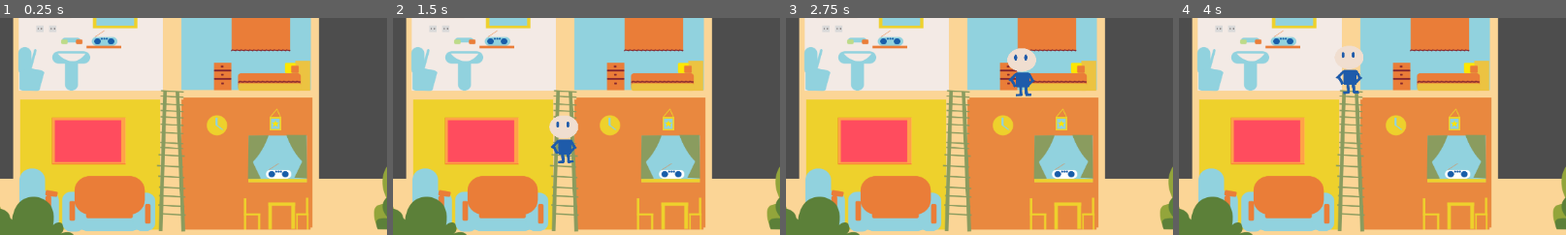
Above: before the commit, frames 1-4 (left to right).
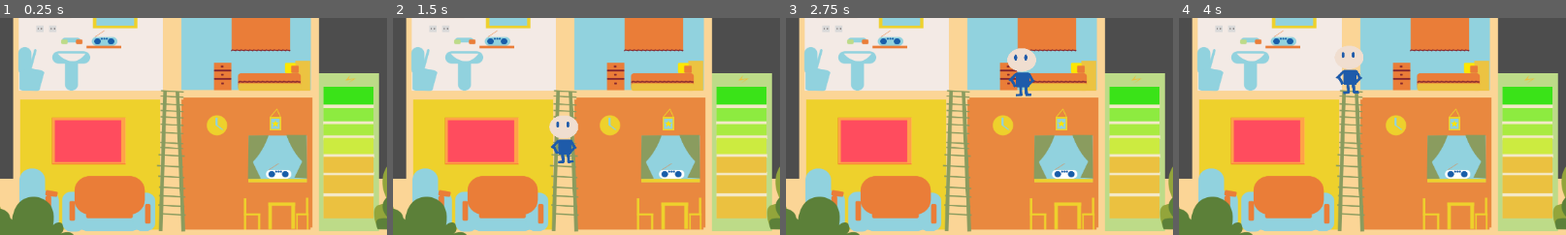
Above: after the commit, the same moments.

Repository: ZweiEuro/CPGJ_25
Game: Godot game, scene res://house_scene.tscn
Same seed, same stepped clock (60 frames per second), same inputs: the game is played once before the commit and once after it. Sound files missing from this copy of the repository are replaced by a short silence.
Inputs (mouse positions are % of the whole screen's width and height, from its top left):
- Up to frame 1 (0.25 s): no input
- Up to frame 2 (1.5 s): click (36, 78) at 0.5 s; click (36, 78) at 1.25 s
- Up to frame 3 (2.75 s): click (36, 78) at 2 s
- Up to frame 4 (4 s): no input
The pictures show only the part of the screen within x 25-75%, y 50-100%; the shares and areas given below are measured in that part.

The runs differ from the first frame. In frame 1, 11% of the frame differs, in the area x 82-98%, y 25-99%; in frame 2, 11%; in frame 3, 11%; in frame 4, 11%.

Commit message:
add score

Diff:
--- a/house_scene.tscn
+++ b/house_scene.tscn
@@ -1,12 +1,14 @@
-[gd_scene load_steps=8 format=3 uid="uid://3cv06u1fja7u"]
+[gd_scene load_steps=10 format=3 uid="uid://3cv06u1fja7u"]
 
 [ext_resource type="PackedScene" uid="uid://bdnutfbk01qdu" path="res://SpriteSoundButton.tscn" id="1_gjwje"]
 [ext_resource type="Texture2D" uid="uid://c2lv4dkep2e68" path="res://objects/house/main_background.svg" id="2_4o060"]
 [ext_resource type="Script" uid="uid://8ilgkf1yi3dx" path="res://objects/house/house.gd" id="2_w2oyl"]
 [ext_resource type="Texture2D" uid="uid://cs7qoov1kgvob" path="res://images/deco/tree_1.svg" id="3_7i2su"]
 [ext_resource type="Texture2D" uid="uid://55532tcoc11" path="res://images/deco/bushes.svg" id="3_vrlb1"]
+[ext_resource type="PackedScene" uid="uid://8iqd2okhe2nf" path="res://objects/house/battery/battery.tscn" id="3_wtlvq"]
 [ext_resource type="PackedScene" uid="uid://ird8d118ncdq" path="res://objects/character/blu.tscn" id="4_mgw7d"]
 [ext_resource type="Texture2D" uid="uid://dmjbwus0553hi" path="res://images/deco/tree_3.svg" id="4_w2oyl"]
+[ext_resource type="AudioStream" uid="uid://c0ok76ry07eeb" path="res://general_sounds/score/music_mainTheme_loopV1.wav" id="9_bulkk"]
 
 [node name="HouseScene" type="Node2D"]
 
@@ -22,17 +24,6 @@
 scale = Vector2(0.610743, 0.581926)
 texture = ExtResource("2_4o060")
 script = ExtResource("2_w2oyl")
-
-[node name="TV" parent="House" instance=ExtResource("1_gjwje")]
-offset_left = -277.0
-offset_top = 260.0
-offset_right = -98.0
-offset_bottom = 379.0
-texture_on_path = "uid://cb5ns2pmk3823"
-texture_off_path = "uid://bouiodoli26wj"
-audio_windup_path = "uid://bwxxpehf51tr8"
-audio_loop_path = "uid://djr4ao0e8ke1v"
-audio_winddown_path = "uid://c23v3i1ujjn8"
 
 [node name="points" type="Node2D" parent="House"]
 
@@ -73,6 +64,22 @@
 [node name="lampl3" type="Node2D" parent="House/points"]
 position = Vector2(139.175, -237.144)
 
+[node name="battery" parent="House" instance=ExtResource("3_wtlvq")]
+position = Vector2(371.678, 146.067)
+
+[node name="appliances" type="Node2D" parent="House"]
+
+[node name="TV" parent="House/appliances" instance=ExtResource("1_gjwje")]
+offset_left = -277.0
+offset_top = 260.0
+offset_right = -98.0
+offset_bottom = 379.0
+texture_on_path = "uid://cb5ns2pmk3823"
+texture_off_path = "uid://bouiodoli26wj"
+audio_windup_path = "uid://bwxxpehf51tr8"
+audio_loop_path = "uid://djr4ao0e8ke1v"
+audio_winddown_path = "uid://c23v3i1ujjn8"
+
 [node name="Tree1" type="Sprite2D" parent="."]
 position = Vector2(1076, 456)
 texture = ExtResource("3_7i2su")
@@ -92,3 +99,8 @@
 [node name="blu" parent="." instance=ExtResource("4_mgw7d")]
 position = Vector2(1268, 545)
 scale = Vector2(0.244297, 0.196691)
+
+[node name="ScoreSound" type="AudioStreamPlayer2D" parent="."]
+stream = ExtResource("9_bulkk")
+volume_db = -5.445
+autoplay = true
--- /dev/null
+++ b/objects/house/battery/battery.gd
@@ -0,0 +1,28 @@
+extends Sprite2D
+
+var spriteSet: Array[Texture2D] = [];
+
+var charge_percentage = 100;
+
+
+func set_current_level_sprite():
+	var level = lerp(0, 7, charge_percentage / 100.0);
+	self.texture = self.spriteSet[level];
+
+
+func _ready():
+	for i in range(1,9):
+		spriteSet.push_back(Globals.load_file_from_path("res://objects/house/battery/bat-" + str(i) + ".svg", "svg"))
+
+	for applicance in $"../appliances".get_children():
+		applicance.power_drained.connect(self.on_power_drained);
+
+	set_current_level_sprite();
+
+
+func on_power_drained():
+	self.charge_percentage -= 10;
+	if(self.charge_percentage <= 0):
+		self.charge_percentage = 0
+
+	set_current_level_sprite();
--- /dev/null
+++ b/objects/house/battery/battery.tscn
@@ -0,0 +1,9 @@
+[gd_scene load_steps=3 format=3 uid="uid://8iqd2okhe2nf"]
+
+[ext_resource type="Texture2D" uid="uid://d24i3htktmtqj" path="res://objects/house/battery/bat-1.svg" id="1_3s1qy"]
+[ext_resource type="Script" uid="uid://c7qg0wjq0k2ig" path="res://objects/house/battery/battery.gd" id="1_xjq3l"]
+
+[node name="battery" type="Sprite2D"]
+texture = ExtResource("1_3s1qy")
+centered = false
+script = ExtResource("1_xjq3l")
--- a/texture_button.gd
+++ b/texture_button.gd
@@ -76,7 +76,6 @@
 		self.audio_player.play()
 
 func _on_pressed() -> void:
-
 	# clicking sound effect
 	self.click_audio_player.stop();
 	self.click_audio_player.stream = mouse_click_interaction_streams[randi_range(0, len(mouse_click_interaction_streams) - 1)];
@@ -91,13 +90,22 @@
 		self.audio_player.play()
 	select_texture()
 
+func _on_area_2d_area_entered(_area: Area2D) -> void:
+	if( self.machine_state == MachineState.stop):
+		self.audio_player.stop();
+		self.machine_state = MachineState.start
+		self.audio_player.stream = audio_windup_stream;
+		self.audio_player.play()
+		select_texture()
 
+signal power_drained
 
+var time_turned_on = 0.0
 
-func _on_area_2d_area_entered(area: Area2D) -> void:
-	self.audio_player.stop();
-	self.machine_state = MachineState.start
-	self.audio_player.stream = audio_windup_stream;
-	self.audio_player.play()
+func _process(delta: float) -> void:
+	if (self.machine_state != MachineState.stop):
+		time_turned_on += delta;
 
-	select_texture()
+	if( time_turned_on >= 1 ):
+		time_turned_on -= 1.0;
+		power_drained.emit()
Not shown, added: general_sounds/score/music_endLevel_jingleV1.wav.import
Not shown, added: general_sounds/score/music_mainTheme_loopV1.wav.import
Not shown, added: general_sounds/score/music_startLevel_jingleV1.wav.import
Not shown, removed: objects/battery/bat-1.svg.import
Not shown, removed: objects/battery/bat-2.svg.import
Not shown, removed: objects/battery/bat-3.svg.import
Not shown, removed: objects/battery/bat-4.svg.import
Not shown, removed: objects/battery/bat-5.svg.import
Not shown, removed: objects/battery/bat-6.svg.import
Not shown, removed: objects/battery/bat-7.svg.import
Not shown, removed: objects/battery/bat-8.svg.import
Renamed: objects/battery/bat-1.svg -> objects/house/battery/bat-1.svg
(and 19 more such lines)
